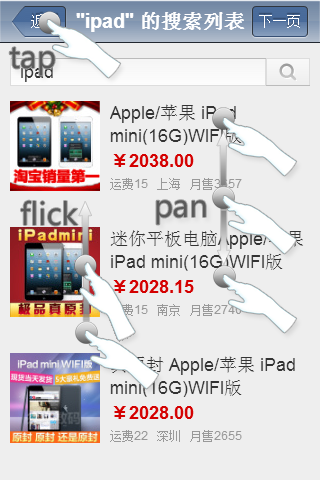
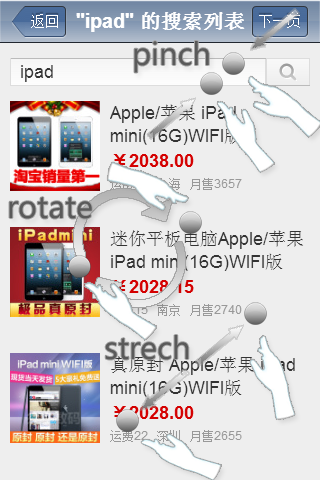
Layered file, before and after one edit (320px x 480px). Changes by layer:
moved "pan1" into group "序列 1" over [left=223, top=196, right=297, bottom=254]
moved "pan2" into group "序列 1" over [left=223, top=275, right=297, bottom=333]
moved "pan3" into group "序列 1" over [left=223, top=118, right=297, bottom=176]
moved "tap" (1st of 2, in "序列 2") into group "序列 2" over [left=47, top=20, right=121, bottom=78]
moved "flick1" into group "序列 3" over [left=80, top=262, right=135, bottom=342]
moved "flick2" into group "序列 3" over [left=85, top=331, right=159, bottom=389]
added group "序列 4" with 7 layers above "序列 5" over [left=105, top=302, right=295, bottom=480]
added layer "zoom-a" (1st of 2, in "序列 4") in group "序列 4" over [left=140, top=368, right=190, bottom=411]
added layer "zoom" (1st of 3, in "序列 4") in group "序列 4" over [left=249, top=335, right=295, bottom=420]
added layer "zoom" (2nd of 3, in "序列 4") in group "序列 4" over [left=141, top=434, right=222, bottom=480]
added group "序列 5" with 7 layers above "序列 6" over [left=134, top=8, right=320, bottom=173]
added layer "pinch" (1st of 3, in "序列 5") in group "序列 5" over [left=248, top=76, right=320, bottom=138]
added layer "pinch" (2nd of 3, in "序列 5") in group "序列 5" over [left=217, top=101, right=275, bottom=173]
added layer "pinch" (3rd of 3, in "序列 5") in group "序列 5" over [left=134, top=41, right=209, bottom=73]
added group "序列 6" with 9 layers above "图层 1" over [left=9, top=97, right=255, bottom=341]
added layer "rotate" (1st of 3, in "序列 6") in group "序列 6" over [left=107, top=162, right=189, bottom=211]
added layer "rotate" (2nd of 3, in "序列 6") in group "序列 6" over [left=84, top=282, right=157, bottom=341]
added layer "图层 3" in group "序列 6" over [left=93, top=242, right=185, bottom=307]
added layer "图层 2" in group "序列 6" over [left=74, top=189, right=171, bottom=259]
…and 24 more changes (11 added, 13 stack)
